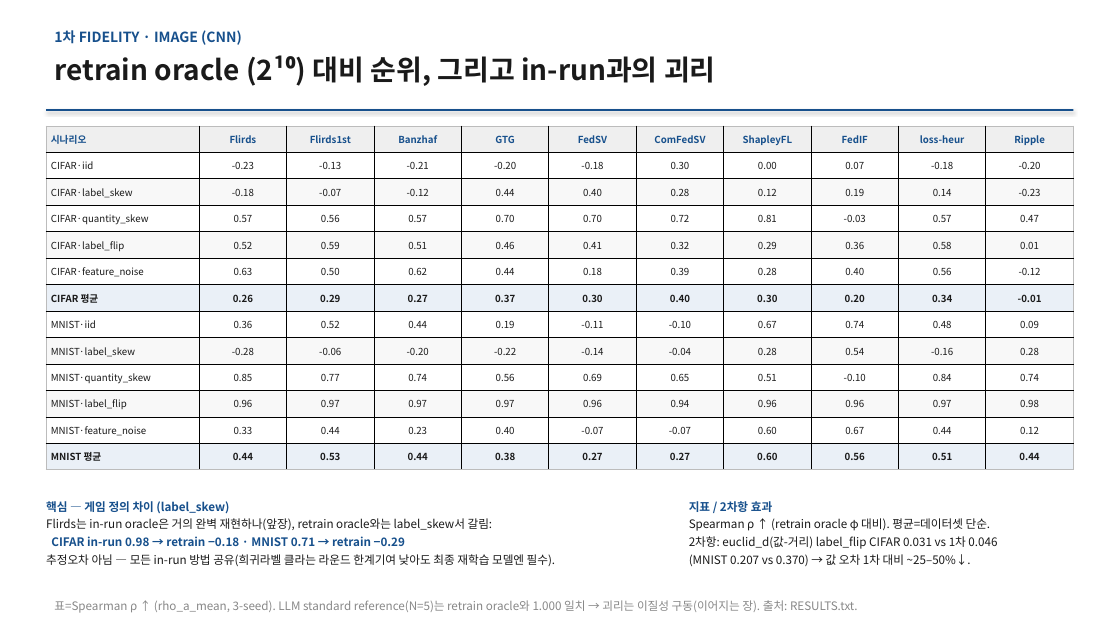
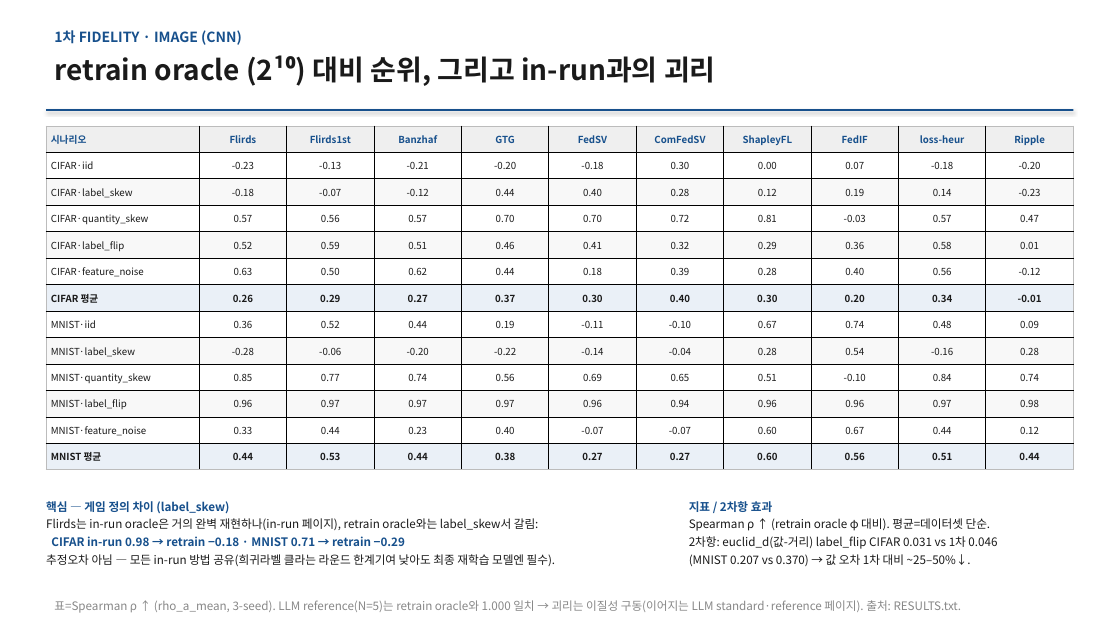
Before and after one commit to YongheeChoi/flirds, a slide deck: slide 6 of research-wiki/presentations/2026-06-results-report/flirds-results-2026-06.pptx (slide 5 before the commit). Drawn at 1120x630 pixels with LibreOffice and Linux fonts; fonts in the diff are those of the drawing. Boxes give left, top, right and bottom in pixels: in the first picture for what was removed or moved away, otherwise in the second. Text is boxed around its words. In the diff, an @@ line names an element or a change of style, - is before the commit and + after.

```diff
--- a/research-wiki/presentations/2026-06-results-report/flirds-results-2026-06.pptx
+++ b/research-wiki/presentations/2026-06-results-report/flirds-results-2026-06.pptx
@@ text at <box>46,518,539,530</box>: text changed @@
-Flirds는 in-run oracle은 거의 완벽 재현하나(앞장), retrain oracle와는 label_skew서 갈림:
+Flirds는 in-run oracle은 거의 완벽 재현하나(in-run 페이지), retrain oracle와는 label_skew서 갈림:
@@ text at <box>54,600,962,613</box>: text changed @@
-표=Spearman ρ ↑ (rho_a_mean, 3-seed). LLM standard reference(N=5)는 retrain oracle와 1.000 일치 → 괴리는 이질성 구동(이어지는 장). 출처: RESULTS.txt.
+표=Spearman ρ ↑ (rho_a_mean, 3-seed). LLM reference(N=5)는 retrain oracle와 1.000 일치 → 괴리는 이질성 구동(이어지는 LLM standard·reference 페이지). 출처: RESULTS.txt.
```
Also in this commit, not shown: 8 other slides changed, 2 slides added, 20 other files.
